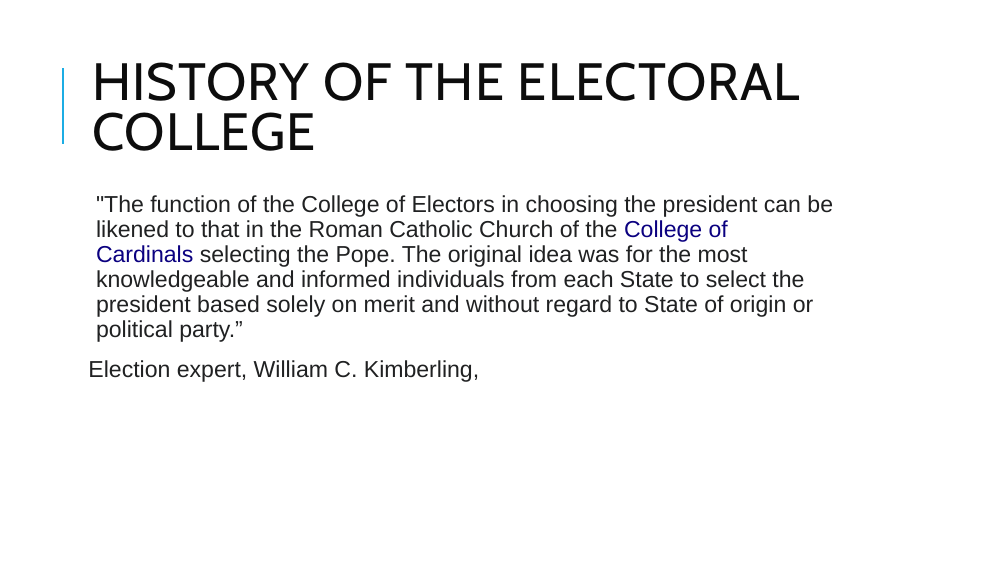
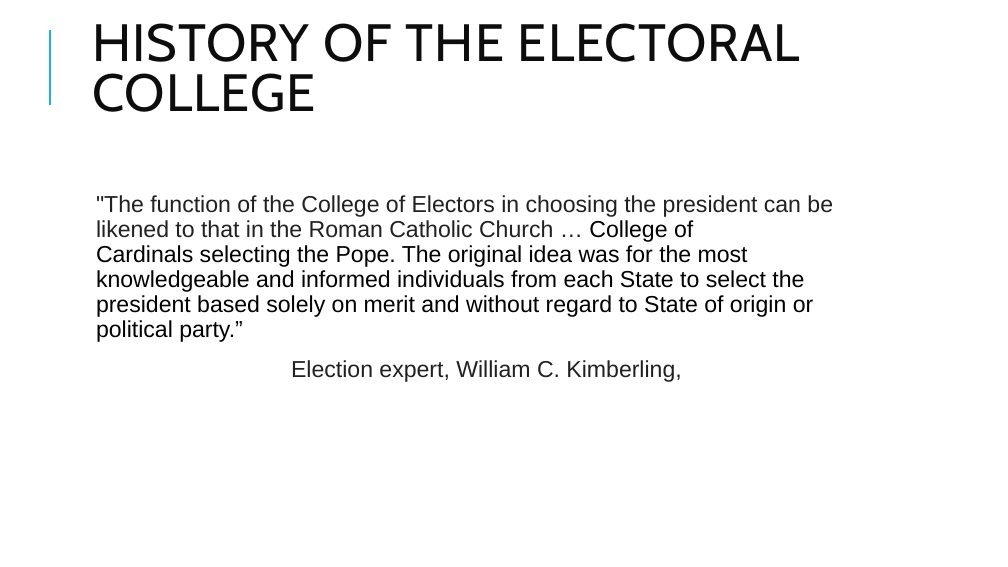
Before and after one commit to ta-data-mexpt/project-dataviz, a slide deck: slide 2 of project-dataviz.pptx. Drawn at 1008x567 pixels with LibreOffice and Linux fonts; fonts in the diff are those of the drawing. Boxes give left, top, right and bottom in pixels: in the first picture for what was removed or moved away, otherwise in the second. Text is boxed around its words. In the diff, an @@ line names an element or a change of style, - is before the commit and + after.

```diff
--- a/project-dataviz.pptx
+++ b/project-dataviz.pptx
@@ line moved from (63, 144) - (63, 68) to (50, 105) - (50, 29) @@
@@ title "HISTORY OF THE ELECTORAL COLLEGE": place and size @@
-title "HISTORY OF THE ELECTORAL COLLEGE" at (92, 62, 800, 151)
+title "HISTORY OF THE ELECTORAL COLLEGE" at (92, 23, 800, 112)
@@ text at (96, 195, 833, 342): text changed; text colour #202122 to #000000 @@
-  "The function of the College of Electors in choosing the president can be likened to that in the Roman Catholic Church of the College of Cardinals selecting the Pope. The original idea was for the most knowledgeable and informed individuals from each State to select the president based solely on merit and without regard to State of origin or political party.”
+  "The function of the College of Electors in choosing the president can be likened to that in the Roman Catholic Church … College of Cardinals selecting the Pope. The original idea was for the most knowledgeable and informed individuals from each State to select the president based solely on merit and without regard to State of origin or political party.”
@@ text at (291, 360, 681, 382): alignment left to centre @@
```
Also in this commit, not shown: 3 other slides changed, 1 slide added, 2 other files.
